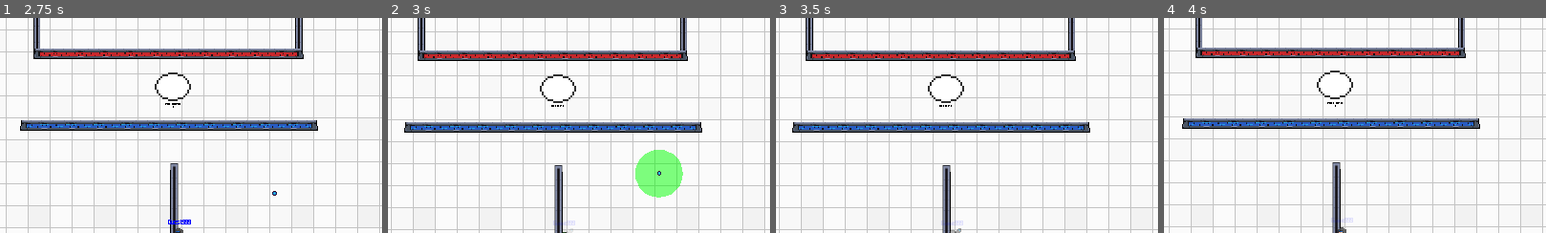
Above: before the commit, frames 1-4 (left to right).
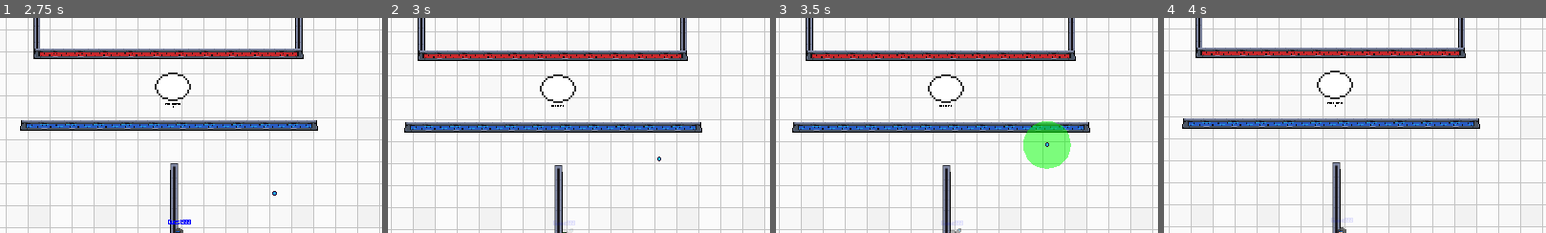
Above: after the commit, the same moments.

Repository: MarshallJDem/SuperCTF
Game: Godot game, scene res://GameContent/Main.tscn
Same seed, same stepped clock (60 frames per second), same inputs: the game is played once before the commit and once after it. This scene is started directly instead of the project's main scene. Sound files missing from this copy of the repository are replaced by a short silence.
Inputs (mouse positions are % of the whole screen's width and height, from its top left):
- Up to frame 1 (2.75 s): click (15, 63) at 0.52 s; type "12" at 0.6 s; tap Enter at 1.25 s; move the mouse to (72, 45) at 1.27 s; press the mouse at (72, 45) at 1.28 s; hold Right 1.28-2.03 s; tap Space at 1.52, 2, 2.27 s; move the mouse to (30, 55) at 2.02 s; release the mouse at (30, 55) at 2.03 s; hold Down from 2.03 s (still down); right-click (30, 55) at 2.1 s
- Up to frame 2 (3 s): tap Enter at 2.75 s; move the mouse to (60, 28) at 2.77 s; release Down at 2.78 s; hold Right from 2.78 s (still down); hold E from 2.78 s (still down)
- Up to frame 3 (3.5 s): keep holding Right; keep holding E
- Up to frame 4 (4 s): move the mouse to (45, 70) at 3.52 s; release Right at 3.53 s; release E at 3.53 s; hold Up from 3.53 s (still down); tap Shift at 3.6 s; tap Space at 3.77 s
The pictures show only the part of the screen within x 27-77%, y 0-50%; the shares and areas given below are measured in that part.

Frame 1 is identical in both runs. In frame 2, 2.2% of the frame differs, in the area x 64-78%, y 61-84%; in frame 3, 2.2%; in frame 4, nothing differs.

Commit message:
Fixed the detonation compensation

Diff:
--- a/GameContent/Demo.gd
+++ b/GameContent/Demo.gd
@@ -17,10 +17,10 @@
 			puppet_state = Puppet_State.Server;
 		else:
 			puppet_state = Puppet_State.Puppet;
-			$Detonation_Timer.wait_time += (Globals.player_lerp_time * 2)/1000.0;
+			$Detonation_Timer.wait_time -= (Globals.player_lerp_time * 2)/1000.0;
 	if puppet_state == Puppet_State.Master:
 		$Lag_Comp_Timer.wait_time *= 3;
-		$Detonation_Timer.wait_time -= (Globals.player_lerp_time * 2)/1000.0;
+		$Detonation_Timer.wait_time += (Globals.player_lerp_time * 2)/1000.0;
 
 	$Lag_Comp_Timer.start();
 	$Detonation_Timer.start();
